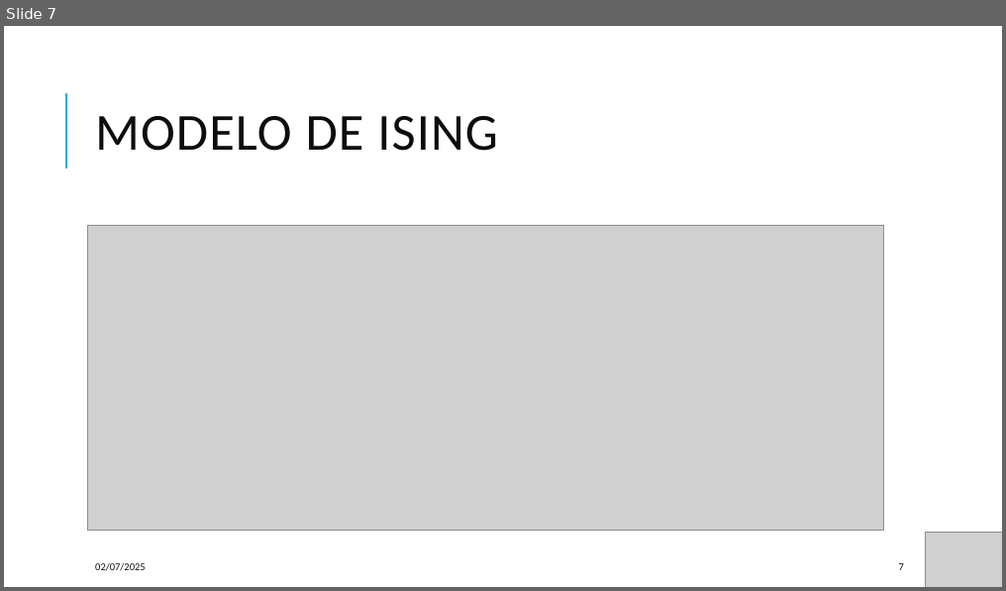
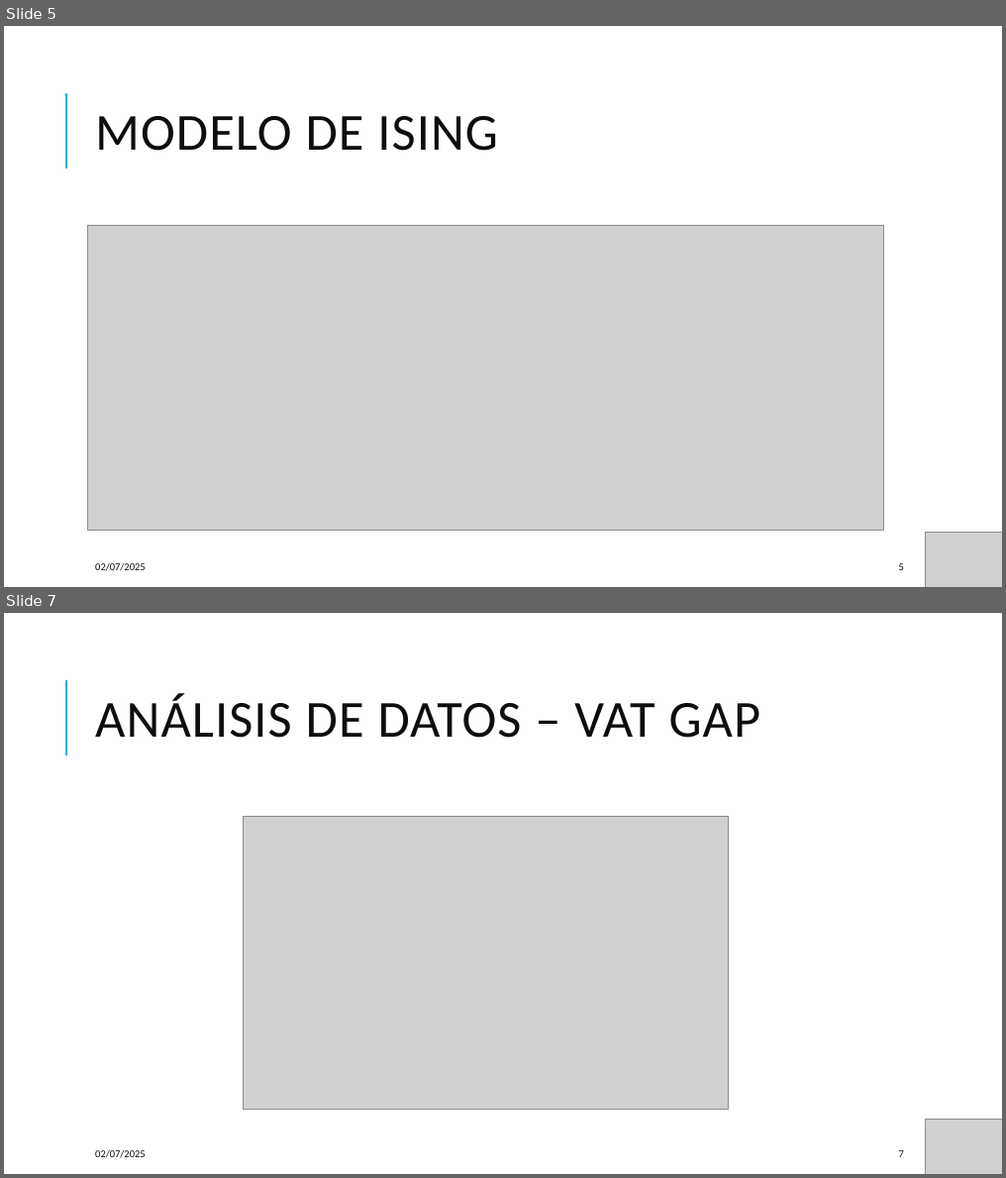
Before and after one commit to mlaloma/TFG_ADE_2, a slide deck: El modelo de ising para analizar la evasion.pptx. Shown one above the other, each under a label of ours: slide 7 before the commit, slides 5 and 7 after it; the slides between them are not shown. The pictures are 1006x591 and 1006x1178 pixels, drawn with LibreOffice and Linux fonts; fonts in the diff are those of the drawing; grey boxes stand for pictures. Boxes give left, top, right and bottom in pixels: in the first picture for what was removed or moved away, otherwise in the second. Text is boxed around its words. In the diff, an @@ line names an element or a change of style, - is before the commit and + after.

```diff
--- a/El modelo de ising para analizar la evasion.pptx
+++ b/El modelo de ising para analizar la evasion.pptx
@@ slide 7 added at [4, 613, 1002, 1174], background #FFFFFF; not listed: 1 template element that a slide beside it also shows @@
@@ title added at [95, 694, 761, 738], 50 pt, text #0D0D0D @@
+ANÁLISIS DE DATOS – VAT GAP
@@ picture added at [243, 817, 729, 1110] @@
@@ picture added at [925, 1120, 1002, 1174] @@
@@ text added at [95, 1150, 146, 1158], 10 pt, text #0D0D0D @@
+02/07/2025
@@ page number added at [899, 1151, 904, 1157], 10 pt, text #0D0D0D @@
+7
@@ what was slide 7 is now slide 5 @@
@@ page number at [899, 564, 904, 570]: text changed @@
-7
+5
```
Also in this commit, not shown: 7 slides changed, 3 other slides added.
